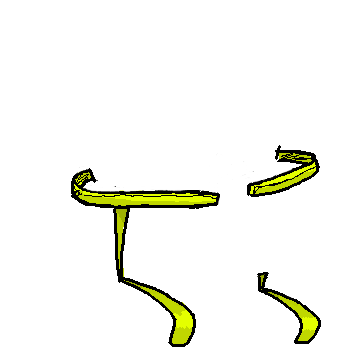
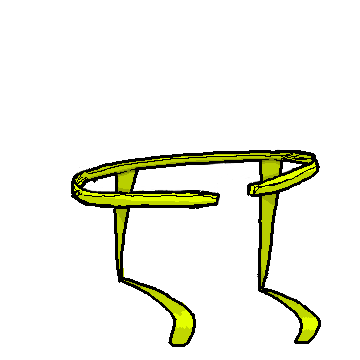
The second 360 x 360 image is a revision of the first. Changes to its layers:
painted on "sketch #5" over <box>82,145,311,277</box>
